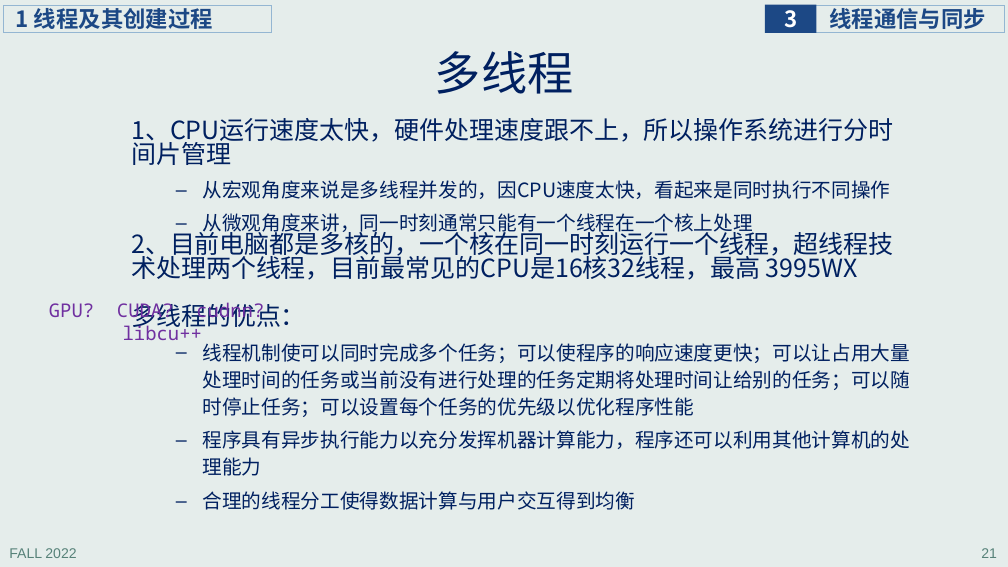
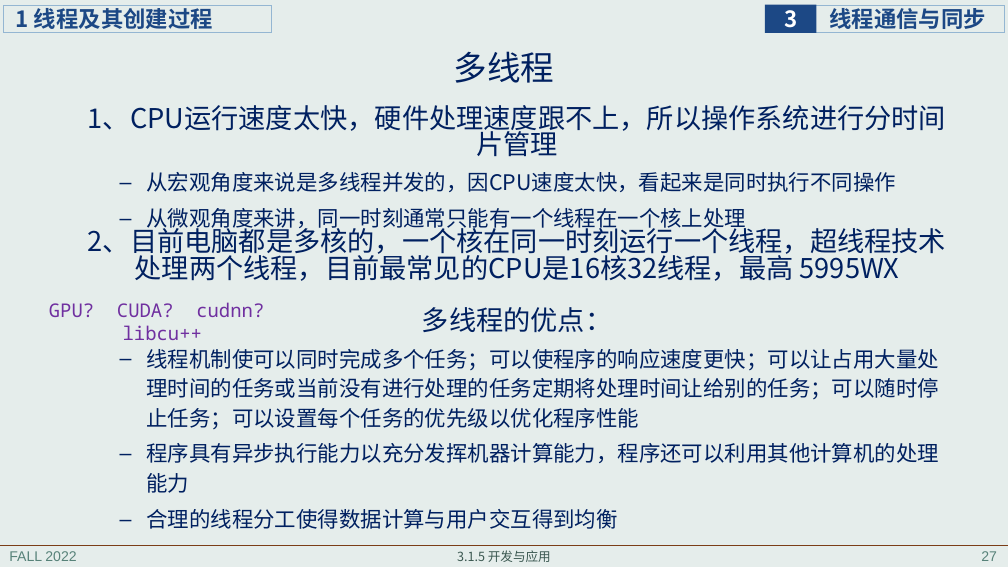
Before and after one commit to principleWindows/win-principle-2022, a slide deck: slide 27 of slides/instruction/principleWindows_3.pptx (slide 21 before the commit). Drawn at 1008x567 pixels with LibreOffice and Linux fonts; fonts in the diff are those of the drawing. Boxes give left, top, right and bottom in pixels: in the first picture for what was removed or moved away, otherwise in the second. Text is boxed around its words. In the diff, an @@ line names an element or a change of style, - is before the commit and + after.

```diff
--- a/slides/instruction/principleWindows_3.pptx
+++ b/slides/instruction/principleWindows_3.pptx
@@ title "多线程": place and size @@
-title "多线程" at box(435, 51, 574, 94)
+title "多线程" at box(454, 51, 555, 83)
@@ title "多线程" at box(454, 51, 555, 83): size 44 to 32 pt @@
@@ text "1、CPU运行速度太快，硬件处理速度跟不上，所以操作系统进行分时间片管理": place and size @@
-text "1、CPU运行速度太快，硬件处理速度跟不上，所以操作系统进行分时间片管理" at box(131, 118, 910, 510)
+text "1、CPU运行速度太快，硬件处理速度跟不上，所以操作系统进行分时间片管理" at box(88, 105, 946, 529)
@@ text "1、CPU运行速度太快，硬件处理速度跟不上，所以操作系统进行分时间片管理" at box(88, 105, 946, 529): vertical alignment top to middle @@
@@ text at box(88, 105, 946, 529): size 23.8 to 25.9 pt in "1、CPU运行速度太快，硬件处理速度跟不上，所以操作系统进行分时间片管理", "多线程的优点："; size 18.7 to 20.4 pt in "从宏观角度来说是多线程并发的，因CPU速度太快，看起来是同时执行不同操作", "从微观角度来讲，同一时刻通常只能有一个线程在一个核上处理", "线程机制使可以同时完成多个任务；可以使程序的响应速度更快；可以让占用大量处理时间的任务或当前没有进行处理的任务定期将处理 ...", "程序具有异步执行能力以充分发挥机器计算能力，程序还可以利用其他计算机的处理能力" and 1 more places @@
@@ text at box(88, 223, 946, 281): text changed; size 23.8 to 25.9 pt @@
-2、目前电脑都是多核的，一个核在同一时刻运行一个线程，超线程技术处理两个线程，目前最常见的CPU是16核32线程，最高 3995WX
+2、目前电脑都是多核的，一个核在同一时刻运行一个线程，超线程技术处理两个线程，目前最常见的CPU是16核32线程，最高 5995WX
@@ line added from (0, 545) to (1008, 545), #7B3D17 0.5 pt @@
@@ text added at box(457, 550, 551, 562), 12 pt, text #3A5750 @@
+3.1.5 开发与应用
@@ page number removed at box(981, 548, 997, 558) @@
-21
@@ page number added at box(981, 551, 997, 561), 13.3 pt, text #578279 @@
+27
```
Also in this commit, not shown: 52 other slides changed, 19 slides added, 1 slide removed, 7 other files.
